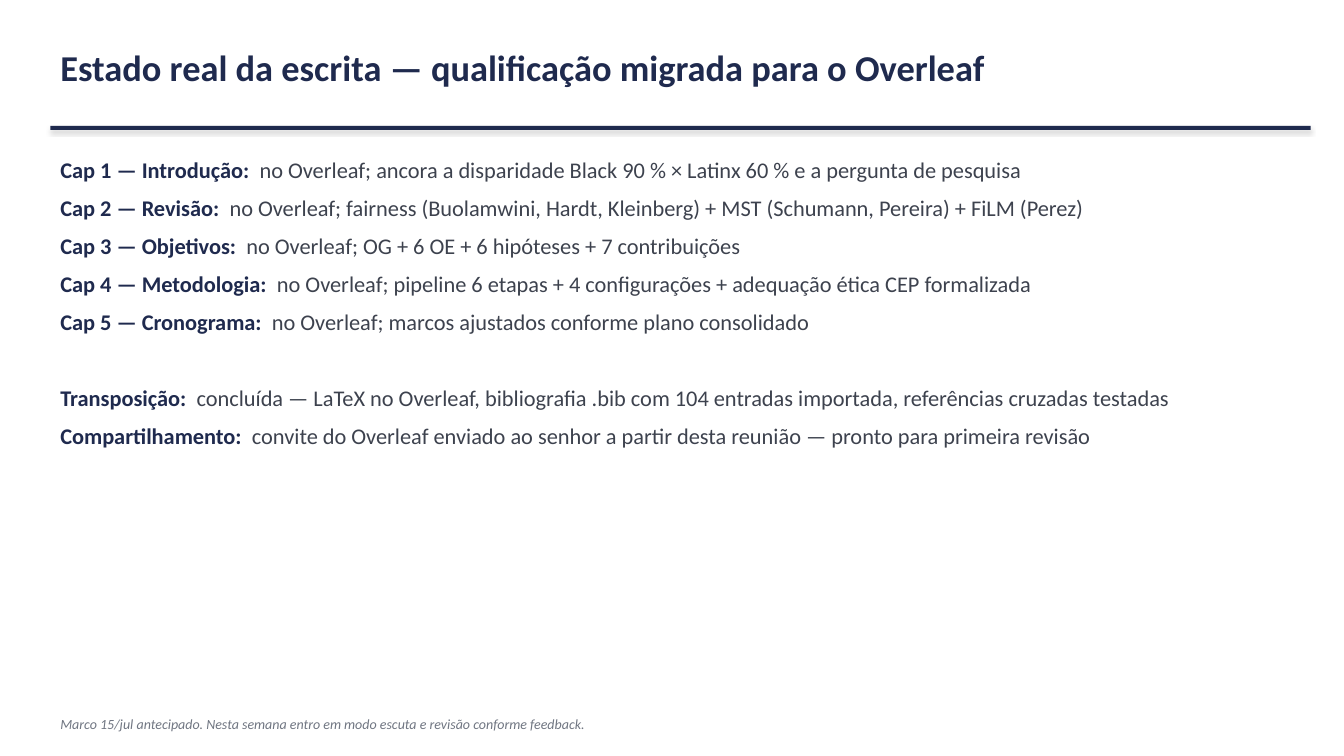
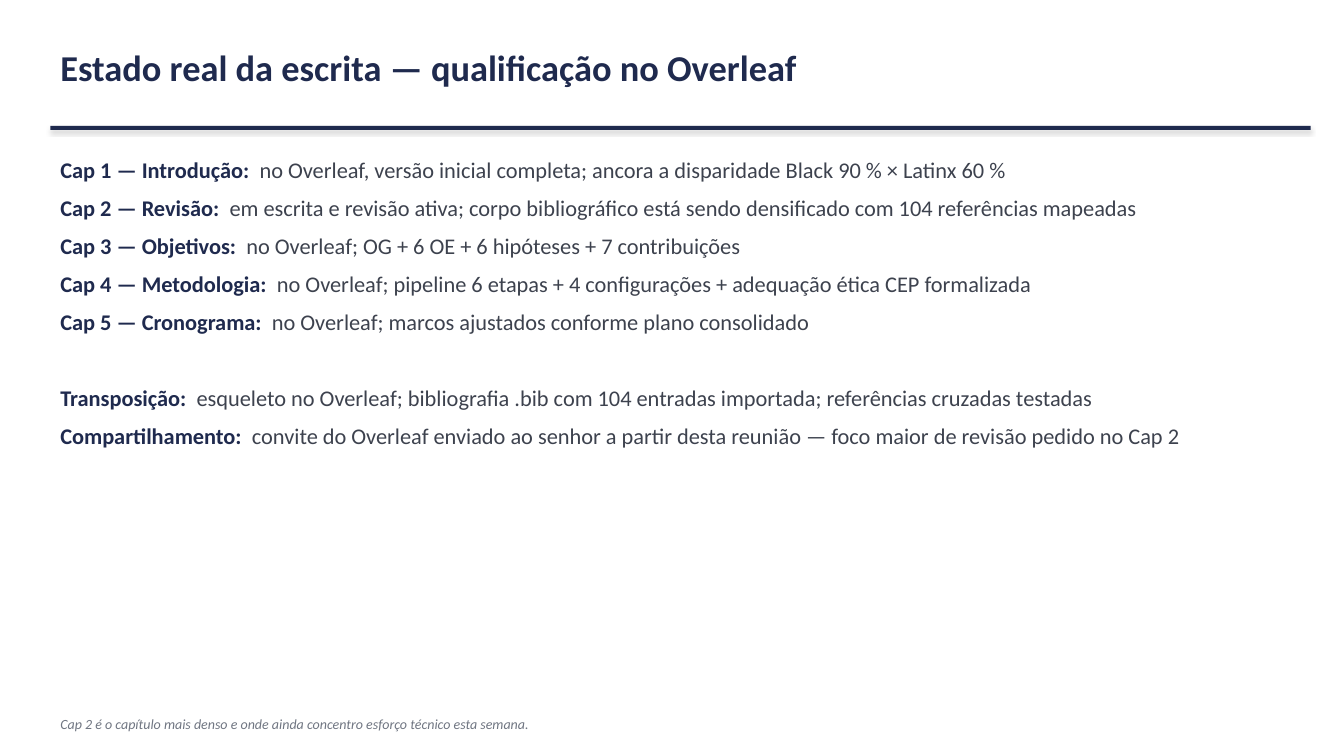
Before and after one commit to marcellozzetti/Facial-Recognition-Models-Mitigating-Bias, a slide deck: slide 8 of docs/ativo/material_reuniao_orientador_2026-07-13.pptx (slide 9 before the commit). Drawn at 1344x756 pixels with LibreOffice and Linux fonts; fonts in the diff are those of the drawing. Boxes give left, top, right and bottom in pixels: in the first picture for what was removed or moved away, otherwise in the second. Text is boxed around its words. In the diff, an @@ line names an element or a change of style, - is before the commit and + after.

```diff
--- a/docs/ativo/material_reuniao_orientador_2026-07-13.pptx
+++ b/docs/ativo/material_reuniao_orientador_2026-07-13.pptx
@@ text at bbox=[60, 55, 796, 87]: text changed @@
-Estado real da escrita — qualificação migrada para o Overleaf
+Estado real da escrita — qualificação no Overleaf
@@ text at bbox=[60, 162, 1136, 220]: text changed @@
-Cap 1 — Introdução: no Overleaf; ancora a disparidade Black 90 % × Latinx 60 % e a pergunta de pesquisa
-Cap 2 — Revisão: no Overleaf; fairness (Buolamwini, Hardt, Kleinberg) + MST (Schumann, Pereira) + FiLM (Perez)
+Cap 1 — Introdução: no Overleaf, versão inicial completa; ancora a disparidade Black 90 % × Latinx 60 %
+Cap 2 — Revisão: em escrita e revisão ativa; corpo bibliográfico está sendo densificado com 104 referências mapeadas
@@ text at bbox=[60, 390, 1179, 448]: text changed @@
-Transposição: concluída — LaTeX no Overleaf, bibliografia .bib com 104 entradas importada, referências cruzadas testadas
-Compartilhamento: convite do Overleaf enviado ao senhor a partir desta reunião — pronto para primeira revisão
+Transposição: esqueleto no Overleaf; bibliografia .bib com 104 entradas importada; referências cruzadas testadas
+Compartilhamento: convite do Overleaf enviado ao senhor a partir desta reunião — foco maior de revisão pedido no Cap 2
@@ text at bbox=[60, 719, 528, 732]: text changed @@
-Marco 15/jul antecipado. Nesta semana entro em modo escuta e revisão conforme feedback.
+Cap 2 é o capítulo mais denso e onde ainda concentro esforço técnico esta semana.
```
Also in this commit, not shown: 5 other slides changed, 5 slides removed, 4 other files.
